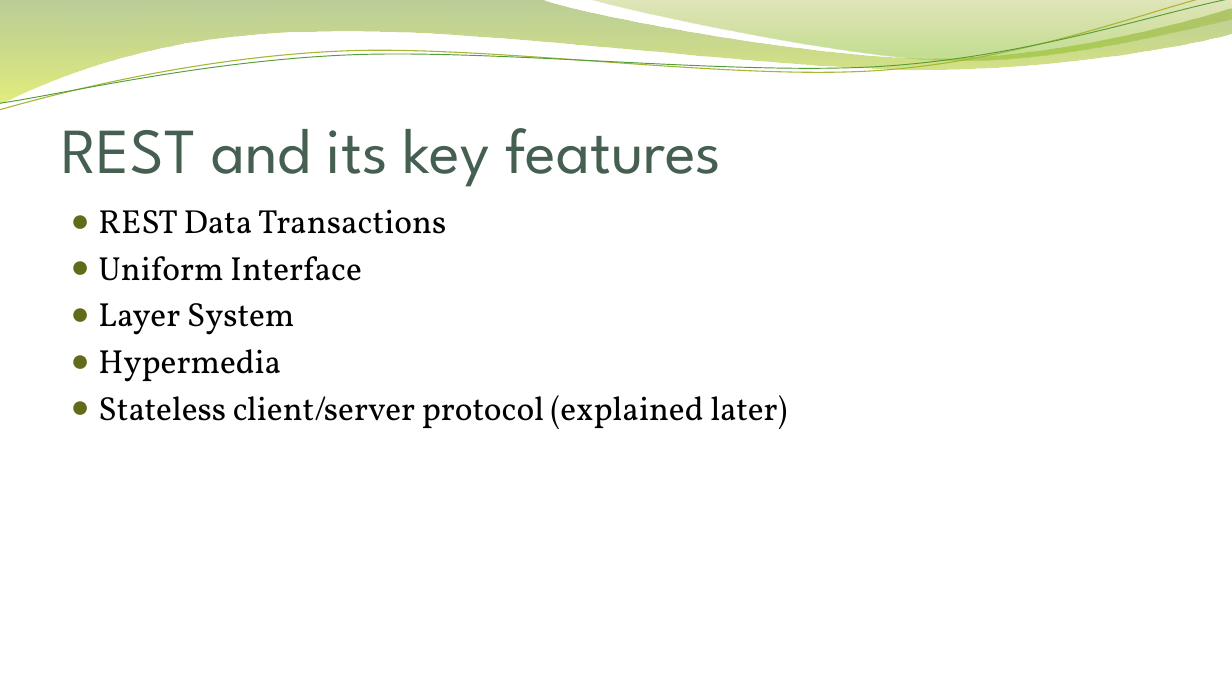
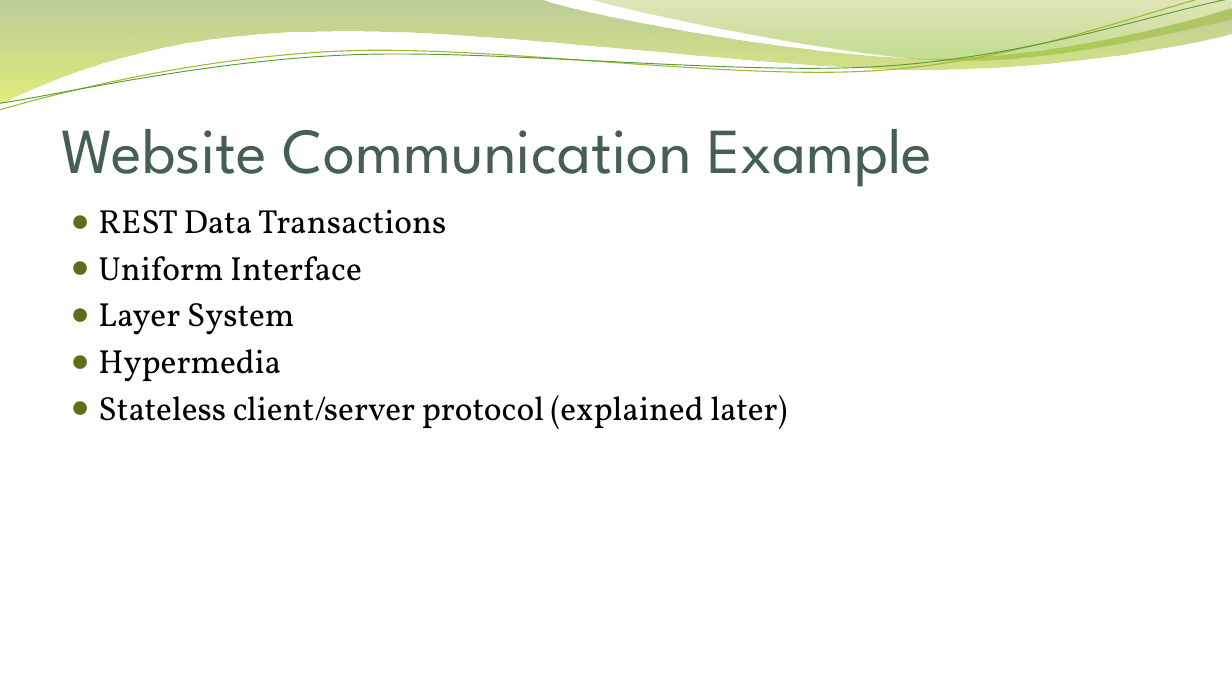
Before and after one commit to PrometheanDream/personal-portfolio, a slide deck: slide 7 of restful-api-presentations-simpson/assignment-1.3-simpson.pptx. Drawn at 1232x693 pixels with LibreOffice and Linux fonts; fonts in the diff are those of the drawing; background and template pictures are left out. Boxes give left, top, right and bottom in pixels: in the first picture for what was removed or moved away, otherwise in the second. Text is boxed around its words. In the diff, an @@ line names an element or a change of style, - is before the commit and + after.

```diff
--- a/restful-api-presentations-simpson/assignment-1.3-simpson.pptx
+++ b/restful-api-presentations-simpson/assignment-1.3-simpson.pptx
@@ title at [62, 129, 932, 187]: text changed @@
-REST and its key features
+Website Communication Example
```
Also in this commit, not shown: 8 other slides changed.
